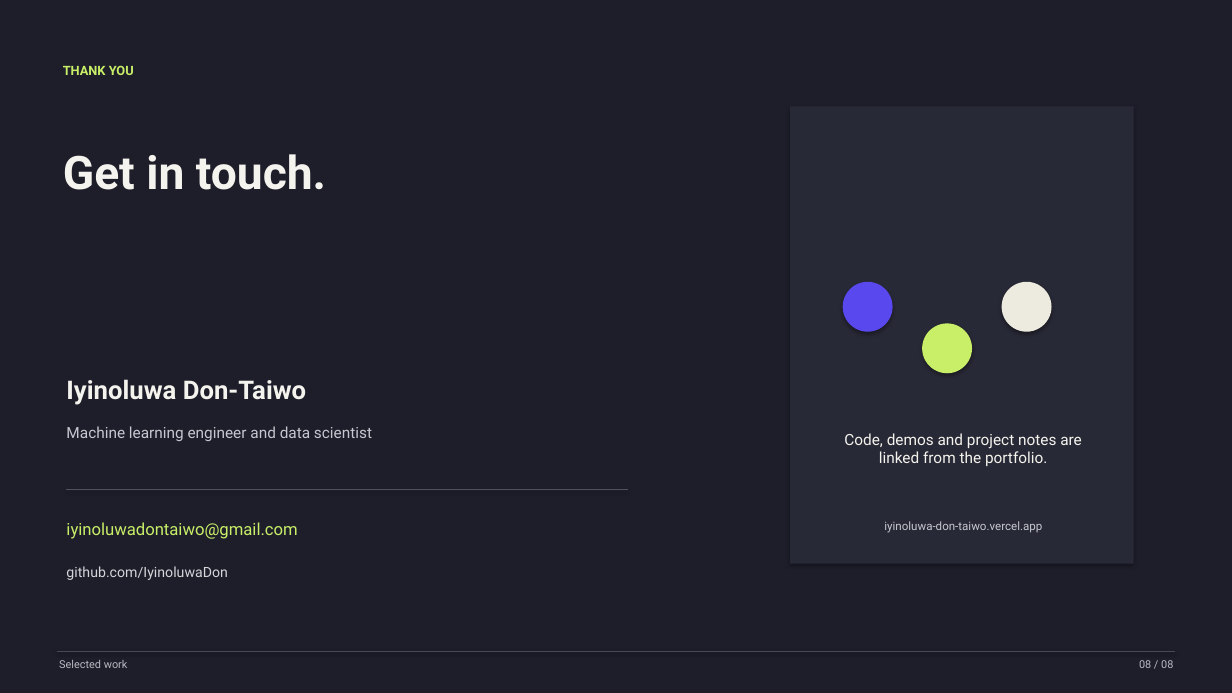
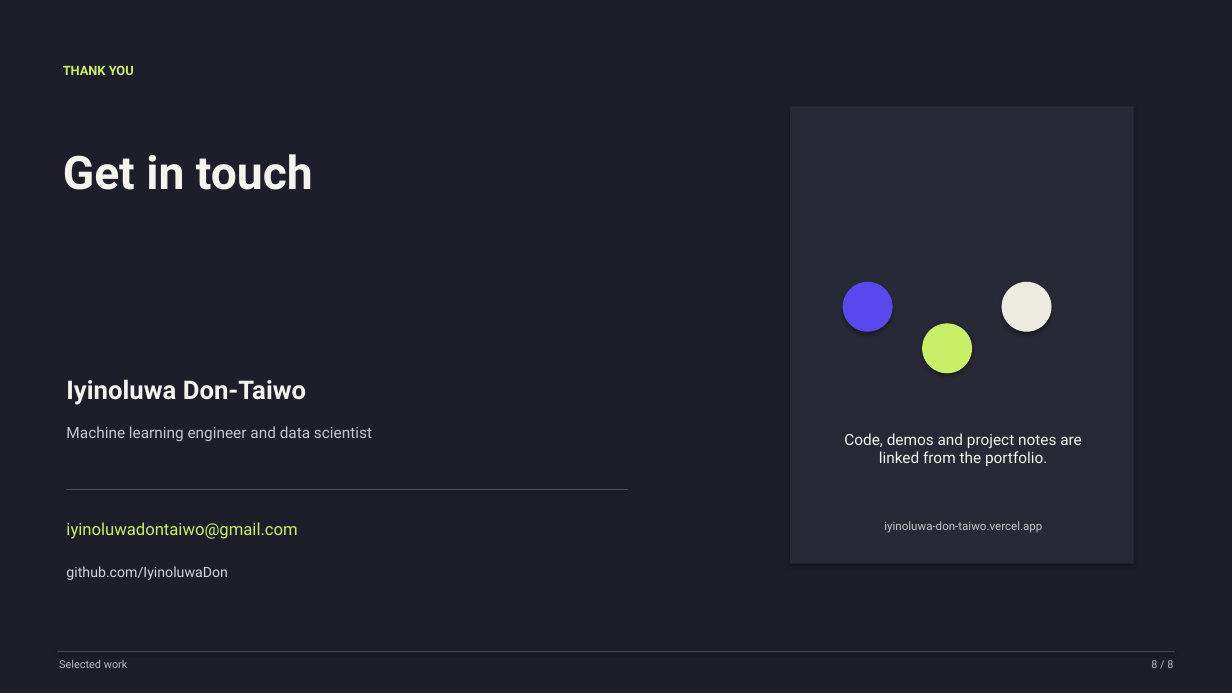
Before and after one commit to IyinoluwaDon/Portfolio, a slide deck: slide 8 of public/decks/iyinoluwa-don-taiwo-projects.pptx. Drawn at 1232x693 pixels with LibreOffice and Linux fonts; fonts in the diff are those of the drawing. Boxes give left, top, right and bottom in pixels: in the first picture for what was removed or moved away, otherwise in the second. Text is boxed around its words. In the diff, an @@ line names an element or a change of style, - is before the commit and + after.

```diff
--- a/public/decks/iyinoluwa-don-taiwo-projects.pptx
+++ b/public/decks/iyinoluwa-don-taiwo-projects.pptx
@@ text at [63,154,313,190]: text changed @@
-Get in touch.
+Get in touch
@@ text at [1151,660,1173,668]: text changed @@
-08 / 08
+8 / 8
```
Also in this commit, not shown: 7 other slides changed, 5 other files.
